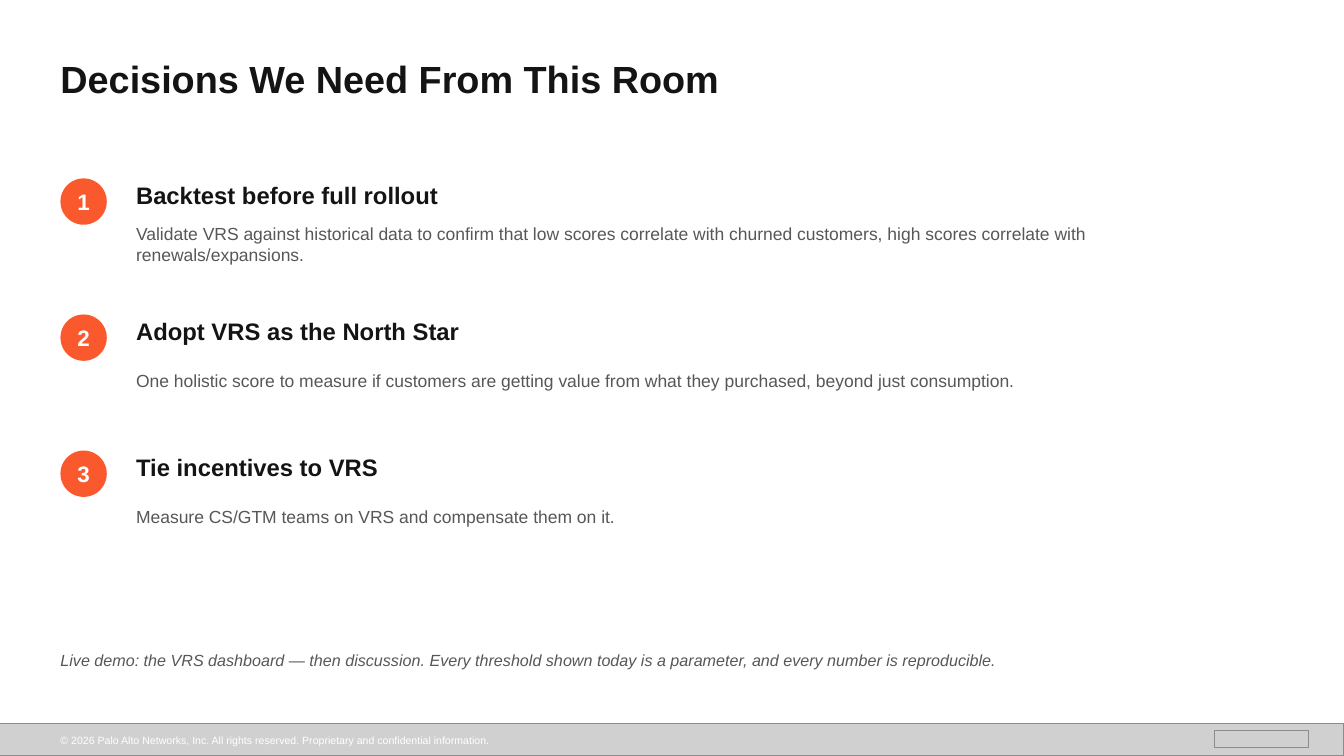
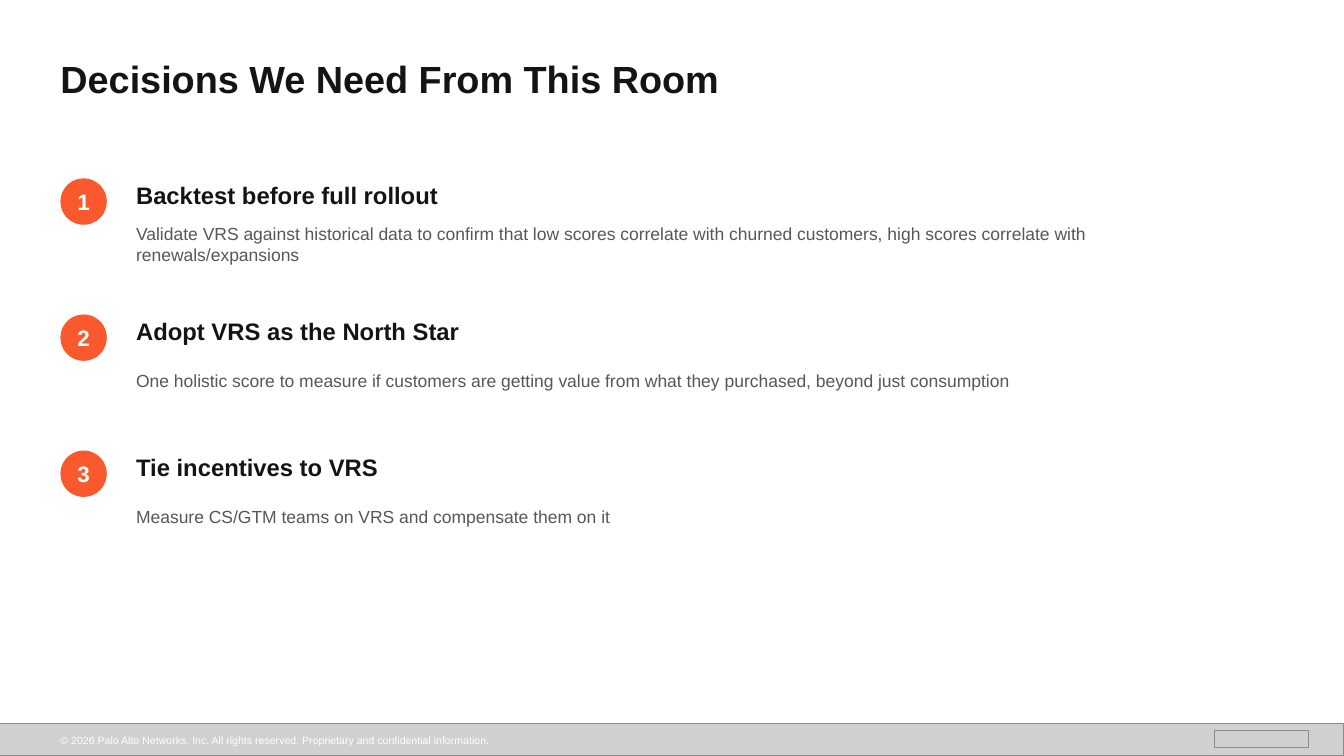
Before and after one commit to erink777-bit/panw-adoption-analytics, a slide deck: slide 7 of executive_presentation.pptx. Drawn at 1344x756 pixels with LibreOffice and Linux fonts; fonts in the diff are those of the drawing; grey boxes stand for pictures; background and template pictures are left out. Boxes give left, top, right and bottom in pixels: in the first picture for what was removed or moved away, otherwise in the second. Text is boxed around its words. In the diff, an @@ line names an element or a change of style, - is before the commit and + after.

```diff
--- a/executive_presentation.pptx
+++ b/executive_presentation.pptx
@@ text at <box>136,227,1086,265</box>: text changed @@
-Validate VRS against historical data to confirm that low scores correlate with churned customers, high scores correlate with renewals/expansions.
+Validate VRS against historical data to confirm that low scores correlate with churned customers, high scores correlate with renewals/expansions
@@ text at <box>136,374,1009,391</box>: text changed @@
-One holistic score to measure if customers are getting value from what they purchased, beyond just consumption.
+One holistic score to measure if customers are getting value from what they purchased, beyond just consumption
@@ text at <box>136,510,610,527</box>: text changed @@
-Measure CS/GTM teams on VRS and compensate them on it.
+Measure CS/GTM teams on VRS and compensate them on it
@@ text removed at <box>60,654,995,670</box> @@
-Live demo: the VRS dashboard — then discussion. Every threshold shown today is a parameter, and every number is reproducible.
```
Also in this commit, not shown: 5 other slides changed, 1 slide added, 1 slide removed, 2 other files.
